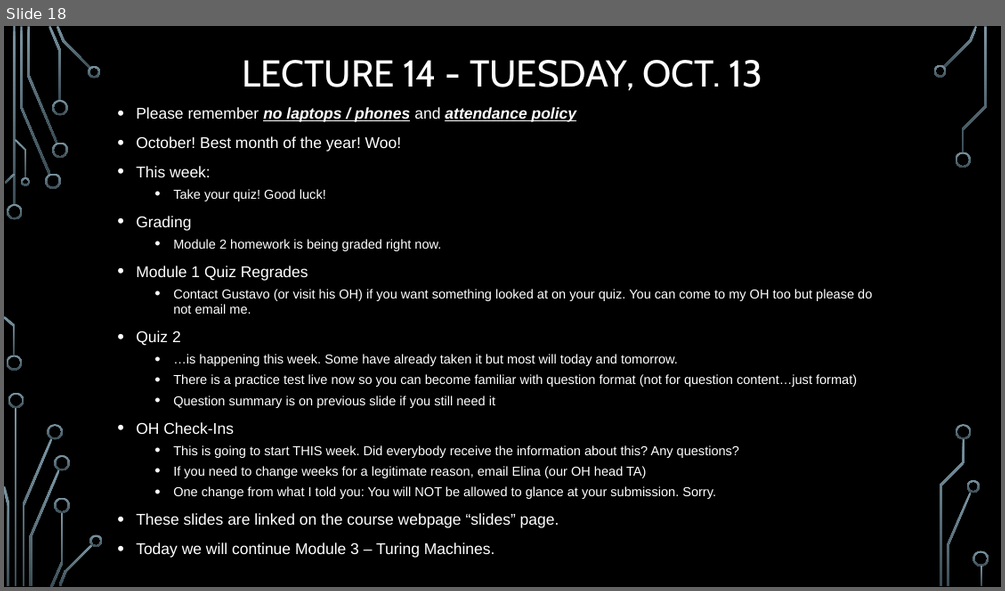
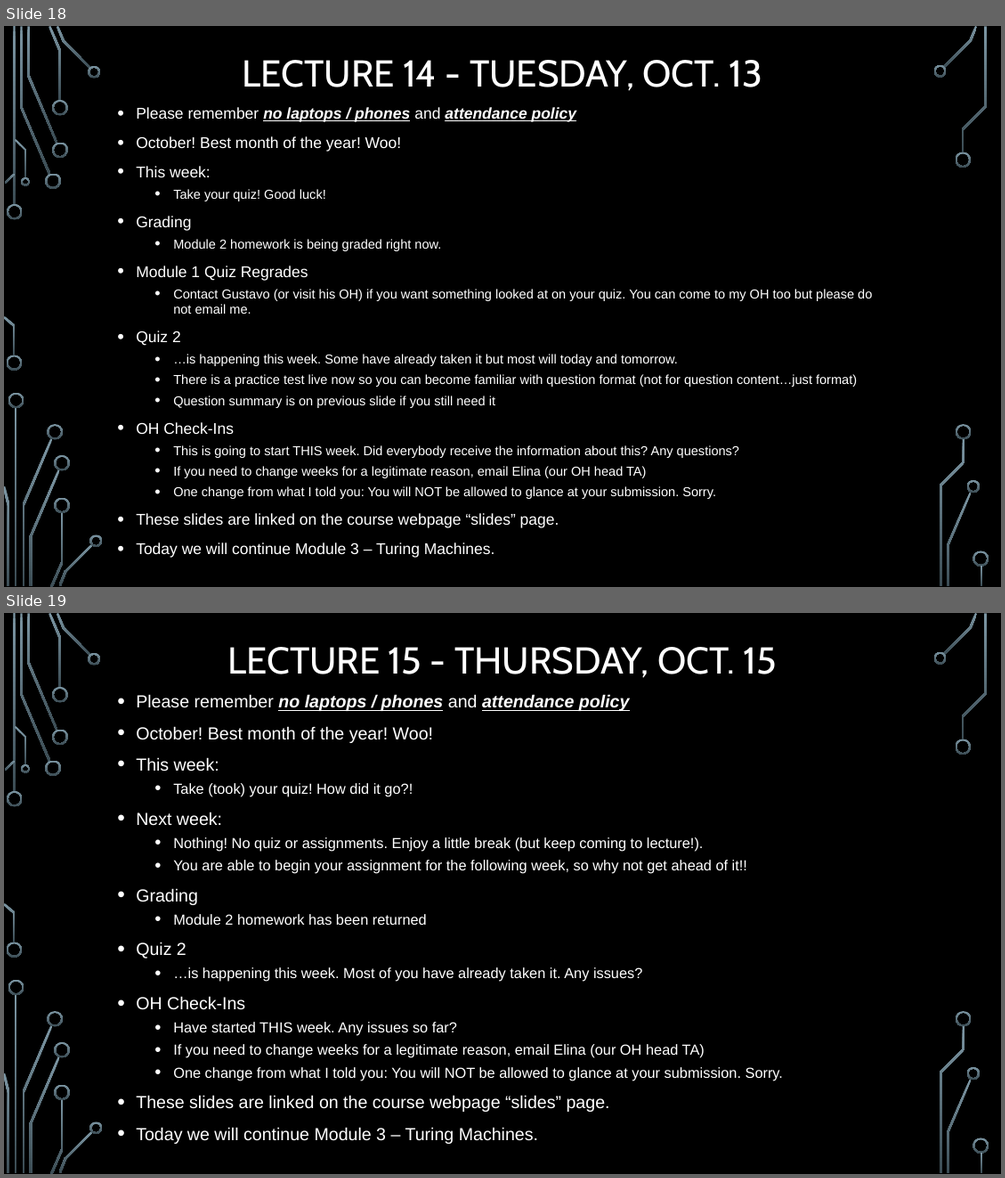
Before and after one commit to markfloryan/dmt2, a slide deck: slides/00-DailyAnnouncements.pptx. Shown one above the other, each under a label of ours: slide 18 before the commit, slides 18 and 19 after it. The pictures are 1005x591 and 1005x1178 pixels, drawn with LibreOffice and Linux fonts; fonts in the diff are those of the drawing; background and template pictures are left out. Boxes give left, top, right and bottom in pixels: in the first picture for what was removed or moved away, otherwise in the second. Text is boxed around its words. In the diff, an @@ line names an element or a change of style, - is before the commit and + after.

```diff
--- a/slides/00-DailyAnnouncements.pptx
+++ b/slides/00-DailyAnnouncements.pptx
@@ slide 19 added at (4, 613, 1001, 1174), background picture (left out); not listed: 36 template elements that a slide beside it also shows @@
@@ title added at (227, 647, 777, 678), 36 pt, text #FFFFFF @@
+LECTURE 15 - THURSDAY, OCT. 15
@@ text added at (136, 694, 783, 1143), 14 pt, text #FFFFFF @@
+• Please remember no laptops / phones and attendance policy
+• October! Best month of the year! Woo!
+• This week:
+  • Take (took) your quiz! How did it go?!
+• Next week:
+  • Nothing! No quiz or assignments. Enjoy a little break (but keep coming to lecture!).
+  • You are able to begin your assignment for the following week, so why not get ahead of it!!
+• Grading
+  • Module 2 homework has been returned
+• Quiz 2
+  • …is happening this week. Most of you have already taken it. Any issues?
+• OH Check-Ins
+  • Have started THIS week. Any issues so far?
+  • If you need to change weeks for a legitimate reason, email Elina (our OH head TA)
+  • One change from what I told you: You will NOT be allowed to glance at your submission. Sorry.
+• These slides are linked on the course webpage “slides” page.
+• Today we will continue Module 3 – Turing Machines.
```
Also in this commit, not shown: 1 slide changed, 1 other file.
